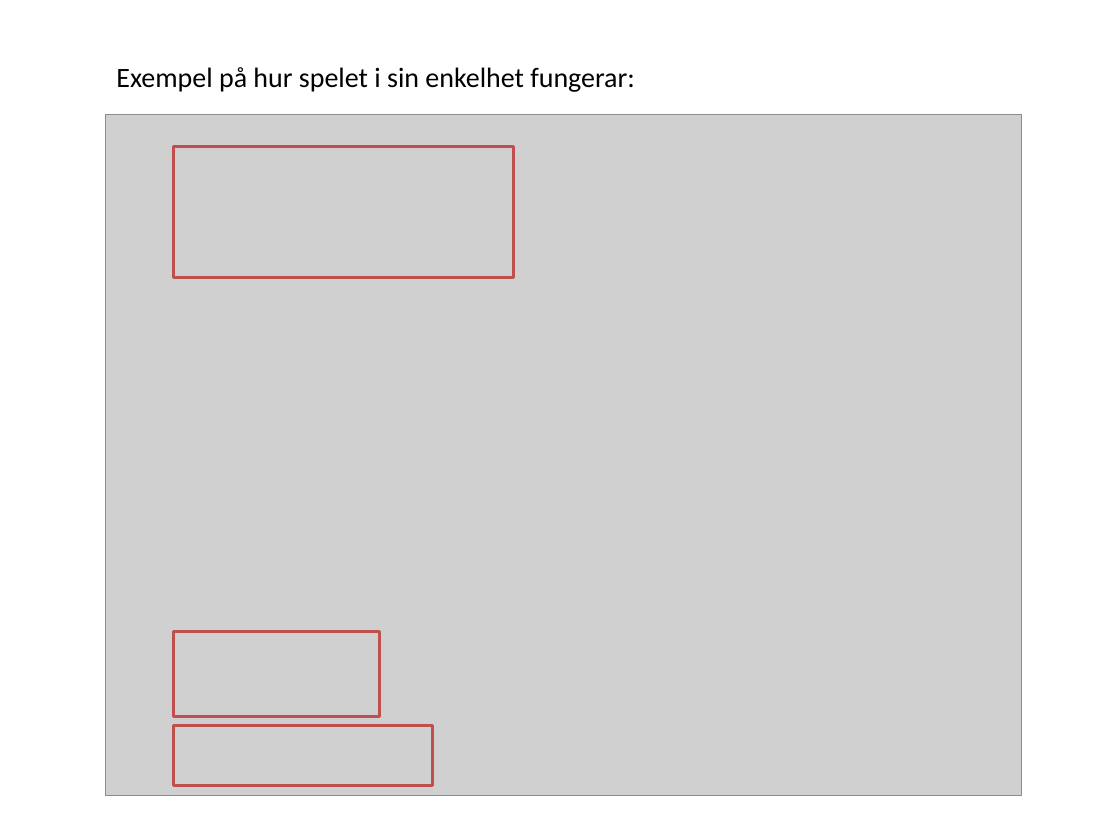
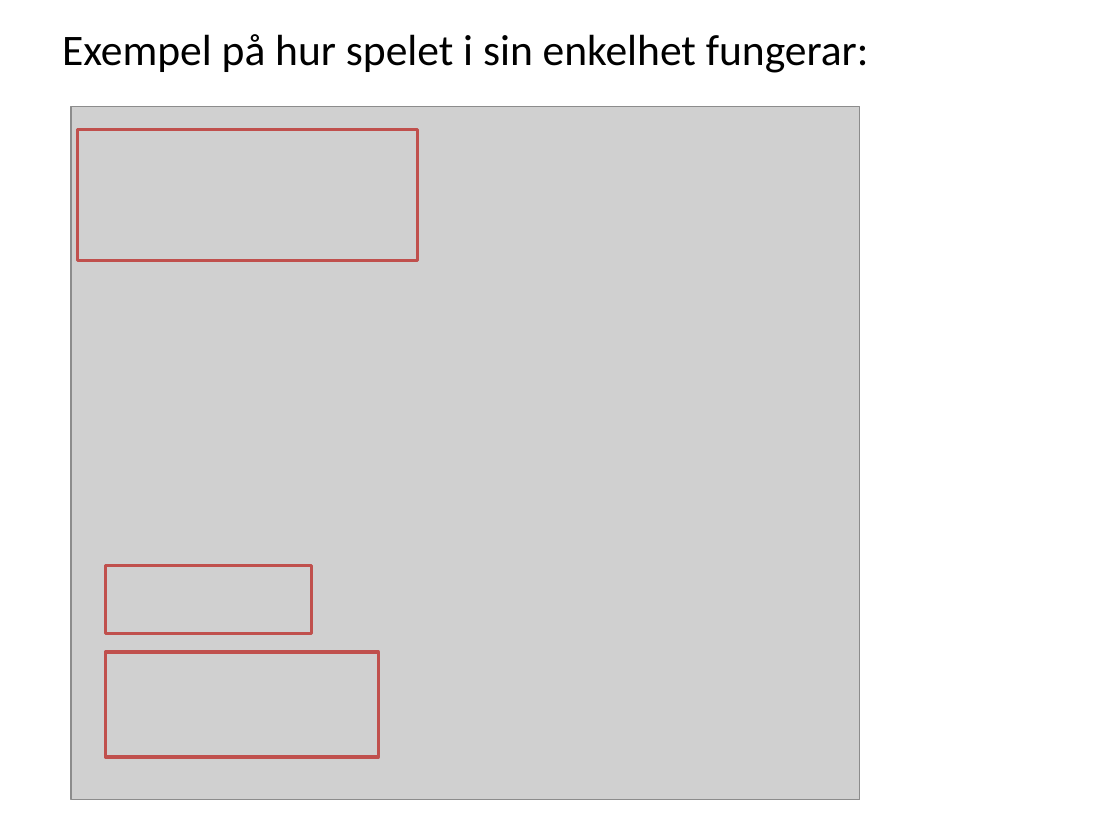
Before and after one commit to lisa-bee/FlowerGrow, a slide deck: slide 9 of document/Presentation FlowerGrow.pptx (slide 5 before the commit). Drawn at 1120x840 pixels with LibreOffice and Linux fonts; fonts in the diff are those of the drawing; grey boxes stand for pictures. Boxes give left, top, right and bottom in pixels: in the first picture for what was removed or moved away, otherwise in the second. Text is boxed around its words. In the diff, an @@ line names an element or a change of style, - is before the commit and + after.

```diff
--- a/document/Presentation FlowerGrow.pptx
+++ b/document/Presentation FlowerGrow.pptx
@@ text "Exempel på hur spelet i ...": place and size @@
-text "Exempel på hur spelet i ..." at <box>116,67,635,92</box>
+text "Exempel på hur spelet i ..." at <box>62,34,869,73</box>
@@ text "Exempel på hur spelet i ..." at <box>62,34,869,73</box>: size 18 to 28 pt @@
@@ picture: place and size @@
-picture at <box>105,114,1021,795</box>
+picture at <box>71,106,859,800</box>
@@ rectangle: place and size @@
-rectangle at <box>174,147,513,278</box>
+rectangle at <box>78,130,418,261</box>
@@ rectangle: place and size @@
-rectangle at <box>174,632,380,717</box>
+rectangle at <box>105,566,311,634</box>
@@ rectangle: place and size @@
-rectangle at <box>174,726,432,785</box>
+rectangle at <box>105,652,379,757</box>
```
Also in this commit, not shown: 3 other slides changed, 10 slides added, 1 slide removed, 2 other files.
